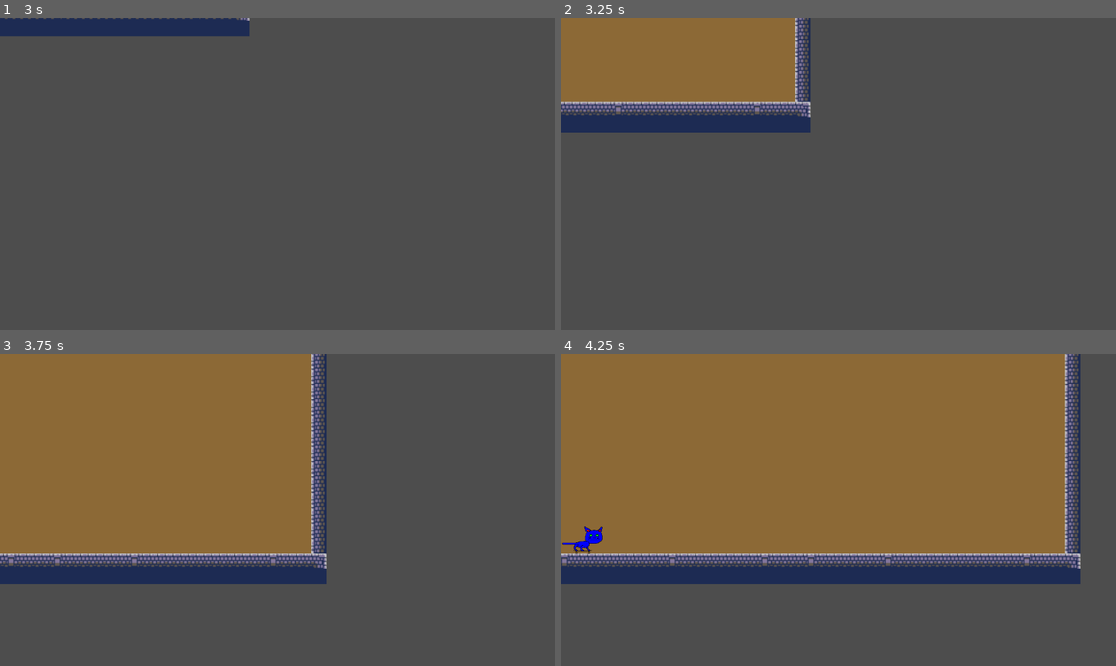
Above: before the commit, frames 1-4 (two rows, left to right).
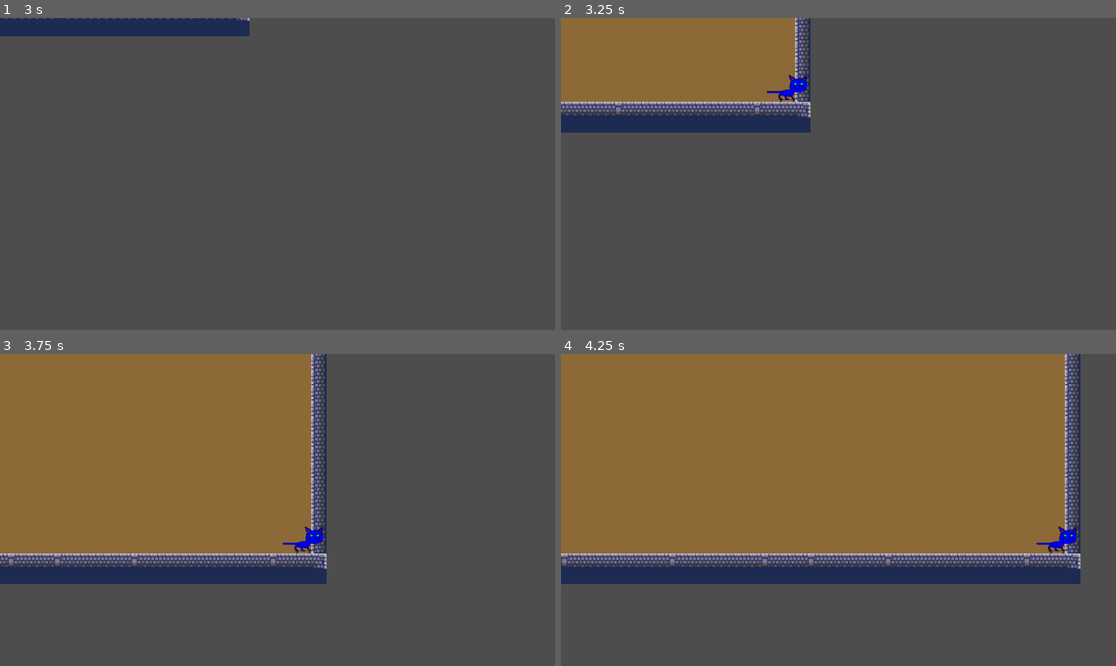
Above: after the commit, the same moments.

Repository: lfatton/UpsiJam22
Game: Godot game, scene res://Main.tscn
Same seed, same stepped clock (60 frames per second), same inputs: the game is played once before the commit and once after it.
Inputs:
- Up to frame 1 (3 s): hold D (move_right) 0.53-1.28 s; hold S (move_down) 1.28-2.03 s; hold D (move_right) 2.03-2.78 s; tap Enter at 2.75 s; hold W (move_up) from 2.78 s (still down)
- Up to frame 2 (3.25 s): keep holding W (move_up)
- Up to frame 3 (3.75 s): release W (move_up) at 3.53 s; hold A (move_left) from 3.53 s (still down)
- Up to frame 4 (4.25 s): keep holding A (move_left)

Frame 1 is identical in both runs. In frame 2, 0.2% of the frame differs, in the area x 37-45%, y 18-27%; in frame 3, 0.2%; in frame 4, 0.5%, in the area x 0-93%, y 55-65%.

Commit message:
apparently matt did some idling animation

Diff:
--- a/scripts/actions/Idle.gd
+++ b/scripts/actions/Idle.gd
@@ -15,14 +15,10 @@
 	if (time_between_moves <= time_since_last_move):
 		time_since_last_move = 0
 		time_between_moves = randf_range(1, 5)
-		speed = randf_range(-10, 10)
-		velocity = Vector2(300 * speed * delta, 1)
-		if (velocity.x < 0):
-			get_parent().scale.x = -1
-		else:
-			get_parent().scale.x = 1
-	if (velocity.x != 0 && velocity.y != 0):
-		move()
+		speed = randf_range(-3000, 3000)
+		velocity = Vector2(speed, 0)
+		print(velocity, time_between_moves)
+	move()
 
 func move():
-	get_parent().move_and_collide(velocity)
+	get_parent().add_constant_central_force(velocity)
